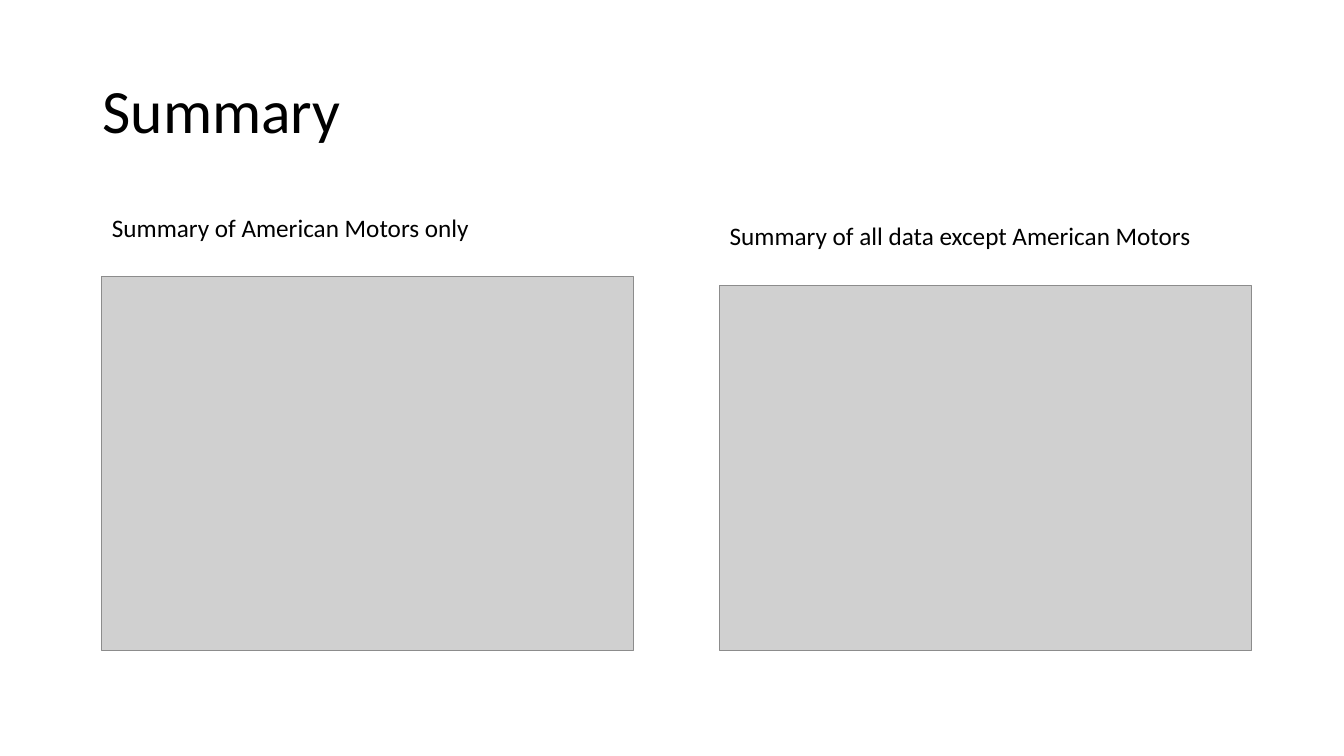
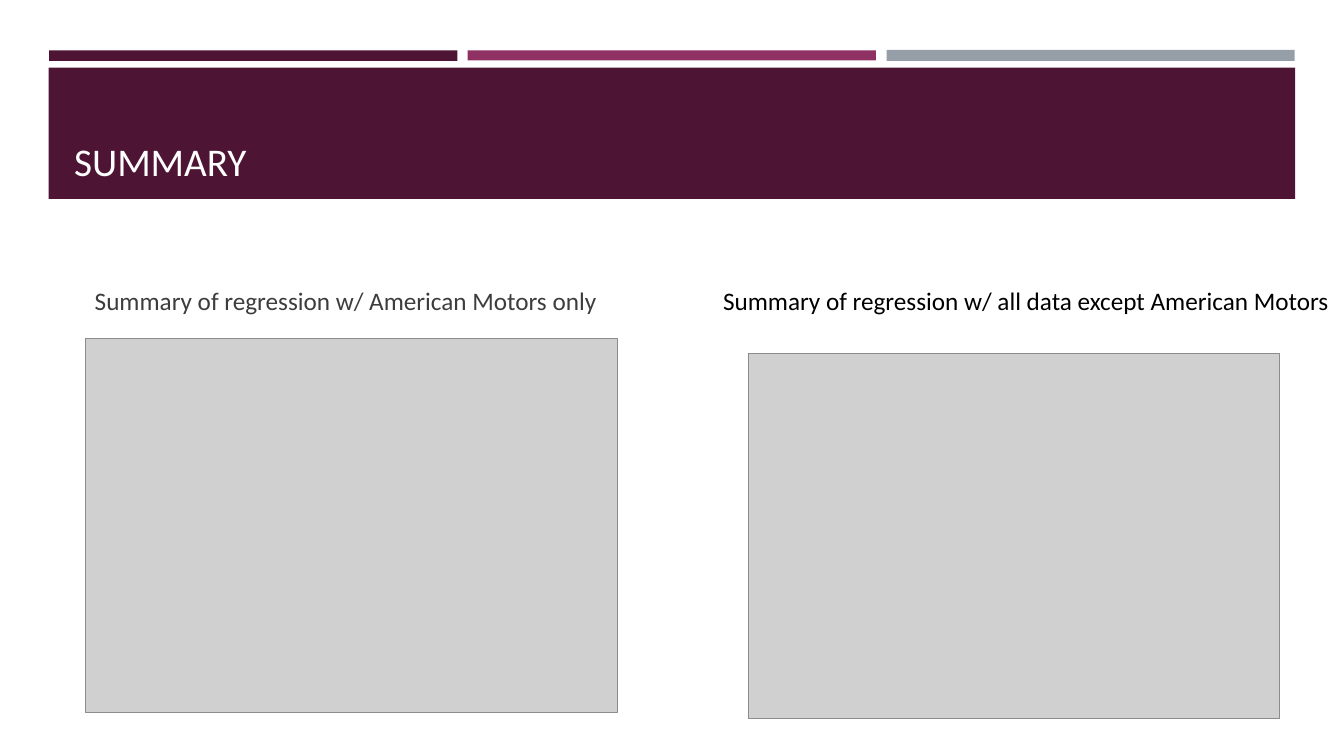
Before and after one commit to TheKarthikeyan/AMDA, a slide deck: slide 15 of cases/americanmotors/americanmotors.pptx (slide 12 before the commit). Drawn at 1344x756 pixels with LibreOffice and Linux fonts; fonts in the diff are those of the drawing; grey boxes stand for pictures. Boxes give left, top, right and bottom in pixels: in the first picture for what was removed or moved away, otherwise in the second. Text is boxed around its words. In the diff, an @@ line names an element or a change of style, - is before the commit and + after.

Commit message:
"Done with American Motors"

```diff
--- a/cases/americanmotors/americanmotors.pptx
+++ b/cases/americanmotors/americanmotors.pptx
@@ rectangle added at bbox=[49, 50, 458, 60], fill #4D1434 @@
@@ rectangle added at bbox=[468, 50, 876, 60], fill #903163 @@
@@ rectangle added at bbox=[886, 50, 1295, 62], fill #969FA7 @@
@@ rectangle added at bbox=[48, 68, 1296, 199], fill #4D1434 @@
@@ title "SUMMARY" at bbox=[74, 150, 246, 177]: vertical alignment middle to bottom @@
@@ title at bbox=[74, 150, 246, 177]: text changed; size 44 to 28 pt; text colour #000000 to #FFFFFF @@
-Summary
+SUMMARY
@@ text "Summary of regression w/ American ..." at bbox=[95, 292, 597, 315]: vertical alignment top to middle @@
@@ text at bbox=[95, 292, 597, 315]: text changed; text colour #000000 to #3D3D3D @@
-Summary of American Motors only
+Summary of regression w/ American Motors only
@@ text at bbox=[723, 292, 1328, 315]: text changed @@
-Summary of all data except American Motors
+Summary of regression w/ all data except American Motors
@@ picture: place and size @@
-picture at bbox=[102, 276, 634, 650]
+picture at bbox=[86, 339, 618, 713]
@@ picture: place and size @@
-picture at bbox=[720, 286, 1252, 651]
+picture at bbox=[748, 354, 1280, 719]
```
Also in this commit, not shown: 12 other slides changed, 13 slides added, 3 other files.
